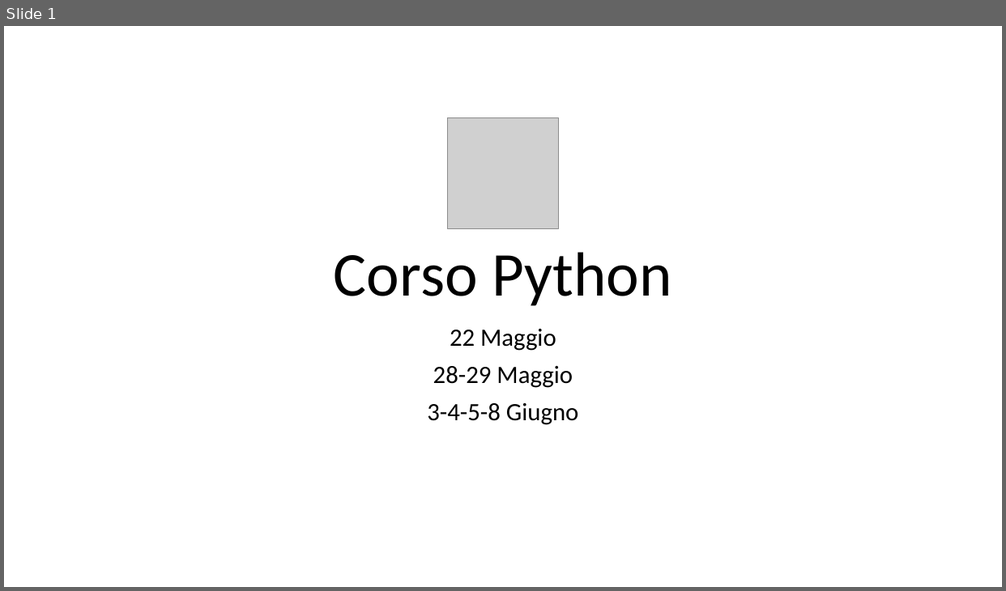
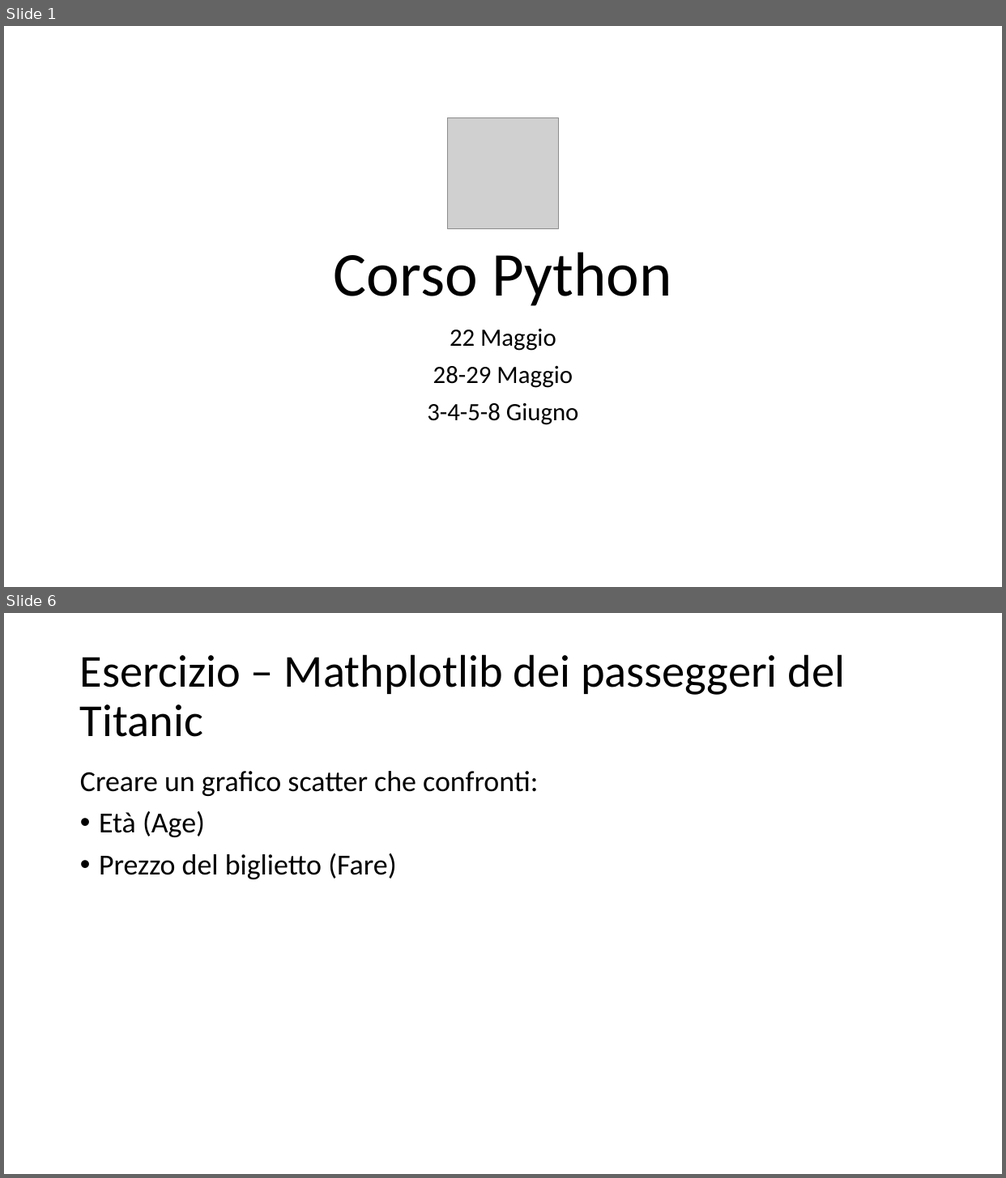
Before and after one commit to dipialx/Corso-Python, a slide deck: EsercizioLez3.3.pptx. Shown one above the other, each under a label of ours: slide 1 before the commit, slides 1 and 6 after it; the slides between them are not shown. The pictures are 1006x591 and 1006x1178 pixels, drawn with LibreOffice and Linux fonts; fonts in the diff are those of the drawing; grey boxes stand for pictures. Boxes give left, top, right and bottom in pixels: in the first picture for what was removed or moved away, otherwise in the second. Text is boxed around its words. In the diff, an @@ line names an element or a change of style, - is before the commit and + after.

```diff
--- a/EsercizioLez3.3.pptx
+++ b/EsercizioLez3.3.pptx
@@ slide 6 added at box(4, 613, 1002, 1174), background #FFFFFF @@
@@ title added at box(80, 654, 846, 737), 44 pt, text #000000 @@
+Esercizio – Mathplotlib dei passeggeri del Titanic
@@ text added at box(80, 771, 538, 879), 28 pt, text #000000 @@
+Creare un grafico scatter che confronti:
+• Età (Age)
+• Prezzo del biglietto (Fare)
```
Also in this commit, not shown: 1 slide changed, 3 other slides added, 2 other files.
